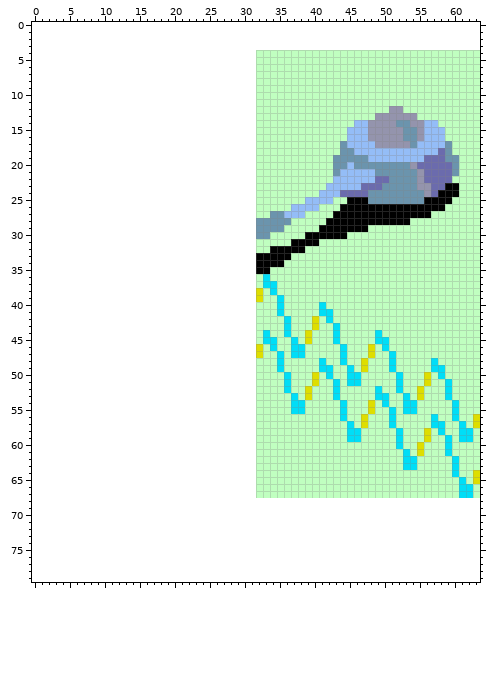
Sprite sheet: graphics/sprites2.png. Above is the file before it was changed.
The file is 32x64 pixels. The old version is drawn lined up with the new one, on the new canvas.
Once edited:
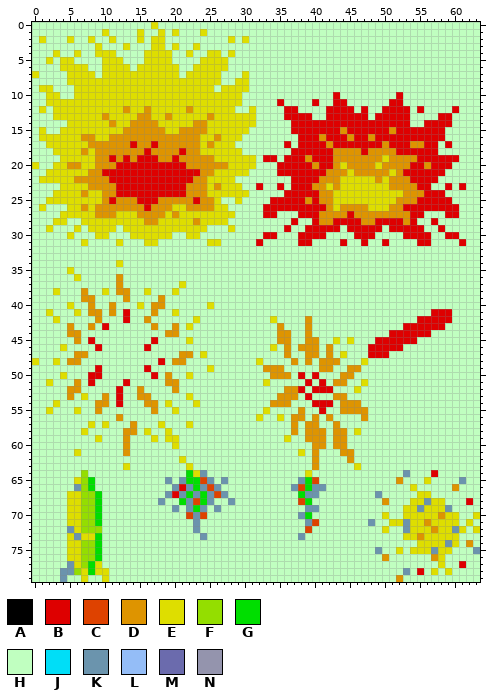
Palette (. is transparent): A #000000  B #de0000  C #de4200  D #de9400  E #dede00  F #94de00  G #00de00  H #c0ffc0  J #00def7  K #6b94ad  L #94bdf7  M #6b6bad  N #9494ad
What changed:
canvas 32x64 -> 64x80, the old top-left corner now at 32,4
Changed rows in their new state; - is an unchanged pixel.
first column x 0:
 0 HHHHHHHHHHHHHHHHHEHHHHHHHHHHHHHHHHHHHHHHHHHHHHHHHHHHHHHHHHHHHHHH
 1 HHHHHHHHHHEHHHHEHHEHEHHHEHHHHHHHHHHHHHHHHHHHHHHHHHHHHHHHHHHHHHHH
 2 HEHHHEHHEHHEHHHEHEEHHHHHHHHHEHEHHHHHHHHHHHHHHHHHHHHHHHHHHHHHHHHH
 3 HHHHHHHHHEHHHEHHHEEHEHHEHHHHHHHHHHHHHHHHHHHHHHHHHHHHHHHHHHHHHHHH
 4 HHHEHHEHHEEEHHHHEEEEHHEHHEEHEHHH--------------------------------
 5 HHEHEEHHHHEEEHHHEEEEHHHHEEEEHHHH--------------------------------
 6 HHHHEEEEHHEEEEHEEEEEEHHEEEEEHHHH--------------------------------
 7 EHHHHEEEEHEEEEEEEEEEEHEEEEEHHHEH--------------------------------
 8 HHHHHEEEEEEEEEEEEEEEEEEEEEEHHEEH--------------------------------
 9 HEEHHHEEEEEEEEEEEEEEEEEEEEHEEEEH--------------------------------
10 HHEEHHEEEEEEEEEEEEEEEEEEEEEEEEHH-----------B--------B-----------
11 HHEEEEEEEEEEEEEEEEEEEEEEEEEEEEHH---B----B--BB------BB-----------
12 HEHEEEEEEEEEEDEEDEEEEEDEEEEEEHHE----BB----BBBB-B--BBBB-B----B---
13 HHHEEEEEEEDEEEEDDEEDEEEEEDEEEEEE----BBBB--BBBBBB-BBBBBH---BB----
14 HHHHHEEEEEEDEEDDDDEEEEEDDEEEEEEE-----BBBBBBBBBBBBBBBBBHHBBBB----
15 HEHHEEEEEEEEEDDDDDDEEDDDDEEEEEEH-----BBBBBBBDBBBBBBDBBBBBBB-----
16 HEEEEEEDDEEDDDDDDDDDDDDDEEDEEEHH------BBBDBBBDBBDBBBBBBBBBB-----
17 HHEEEEEEDDDDDDBDDBDDDDDDEDEEEHHH----B-BBBBDBBBBBBBDBBBDDBBHB----
18 HHHEEEEDEDDDDDDDBDDDDBDDEEEEEEHH-----BBBBBBDDDDBDDDDBBBBBBHH----
19 HHHHEEEEEDDBDBDBBBDDBDDDDDEEEEEE-BB-BBBDBBBDDDDDDDEDDDDBBBBBB---
20 EHHEEDDEEDDDBBBBBBBBBBDDDDDDEEEE---BBBBBDBBDEDDDDEDDDDBBDBBBH---
21 HHEEEEEEDDBBBBBBBBBBBBBBDDEEEEEH---BBBBBBBDDDEDDDDDEDBBBBBBHH---
22 HEEEEEDDDDDBBBBBBBBBBBBDDEEEEHHH-----BBBBDDDEEEEEDEDDDBBBBHH----
23 HHHHEEEEDDDDBBBBBBBBBBDDDEDEEEHHB--B-BBBDDEDEEEEEEEDDDDBBHHBHB--
24 HHHEEEEDEEDDBBBBBBBBBBDDDEEEEEEH----BBBBBDDEEEEEEEEEEDDDBBBHH---
25 HHEEEEEEEEDBDDDBBBDDDDDBDDEHHEHH--BBBBBDBDDEEEEEEEEEDDDBBBBB----
26 HEHHHEEDEDDDDDDDBDDDEEDDDDEEHHHH-BBBBBBBBBDEDDDDEEEDDBBBBBBBB---
27 HHHHEEEEEDDDEEEDDDDEDEEEEEEEEHHH-BBHHHBBBDDDDBDDDDDDDDBBH--BB---
28 HHHEEHHEEEEEEEEEDDEEEEEDEEEEHHHHHHHHHB--BDDBBBBDDBBBBDB--B------
29 HHEHHHEHEEEEHEEEEEEEEEEEEHHHEHHHHHHHB--BBBBBHBBBBB-BBBBB--B-----
30 HHHHHEHHHEEHHHEEEEEEHHEEHHHHHHHHHBB---BBBBHHH-BBB----BBBB--BB---
31 HHHHHHHEHHHHEHHHEEHHHHHHHEEHHHHHB----HBBH---B--B--B----BB----B--
32 HHHHHHHHHHHHHHHHHHHHHHHHHHHHHHHH--HHHHH-------------------------
33 HHHHHHHHHHHHHHHHHHHHHHHHHHHHHHHHHHHHH---------------------------
34 HHHHHHHHHHHHEHHHHHHHHHHHHHHHHHHHHHHH----------------------------
35 HHHHHEHHHHHHHHHHHHHHHHHHHHHHHHHHHH------------------------------
36 HHHHHHEHHHHHDHHHHHHHHHHHHHHHHHHH-H------------------------------
37 HHHHHHHHHHHHDHHHHHHHHEHHHHHHHHHH-HH-----------------------------
38 HHHEHHHDHHEHDDHHEHHHEHHHHHHHHHHHH-H-----------------------------
39 HHHHHHHDDHHHHDHHHHDHHHHHHHHHHHHHH--H----------------------------
40 HHHHHEHHDHHDHHHEHDDHHHHHHEHHHHHH---H-----H----------------------
41 HHEHHHEHDDHDHBHHHDHHEHHHHHHHHHHH---H-----HH--------------BBB----
42 HHHEHHHHHDHHHBHHDHHHHHHEHHHHHHHH--E-H--DH-H------------BBBBB----
43 HHHHHDHHDHBHHHHHHDHHDHEHHHHHHHHH---DH--DH--H---------BBBBBB-----
44 HHHHHDDHHHHHHHHHHHHDDHHHHHHHHHHH-H-DD--D---H-----H-BBBBBB-------
45 HHHHHHDHBHHHHHHHHBHHHHEHHHHHHHHH-HHDDH-DD--E-E---BBBBBB---------
46 HHHHEHHHHBHHHHHHBHHHHHHHHHHHHHHHH-E-DHDDD-D-H---BBBBB-----------
47 HHHHHHDDHHHHHHHHHHHHHDDHEHHHHHHHH--HDHHDD-D-E---BBBH------------
48 EHHEHDDHHHHHHHHHHHBHDDHHHHHHHHHHE--H-D-D-DDDH------H-----H------
49 HHHHHHHHHBHHHHHHBHHHHHHHHEHHHHHH-DDD-----DD--DDH---H-----HH-----
50 HHHHEHHHBBHHHHHHHBHDHHEHHHHHHHHH--DDD-B-B-H-DDH-----H---H-H-----
51 HHEHHHDHBHHHHBHHHHHDDHHHHHHHHHHH-E--H--BHB-DDHHE----H---H--H----
52 HHHHHDDHHHHHBHHDHHHHDHHHHHHHHHHH----DDBHBBBH--E--H--H--H---H----
53 HHHHHDHEHHDHBHHDDHHHHHEHHHHHHHHH---DDD-B---DD----HH--H-H---H----
54 HHHEHHHHHDDHBHHHDDHEHHHEHHHHHHHH--DDDHH-BBB-DDD-H-H--HH-----H---
55 HHEHHHEHHDHHHHHHHDHHEHHHHHHHHHHH-E---HD--B--DDDDH--H-HH-----H---
56 HHHHHHHHHHHHDHHHHHHHHHHHHHHHHHHHE--E-DD-D-D-H--D---H-----H--H--H
57 HHHHHHHHEHEHHHDHHHEHHHEHHHHHHHHH-----D-DD--D-H-H---H-----HH--H-H
58 HHHHHHHEHHHHHDDHEHHEHHHHHHHHHHHH-----D-DDD-DDHE-----H---H-H--HH-
59 HHHHHHHHHEHHHDHHHEHEEHHHHHHHHHHH----E--DDD-DDHH-----H---H--H-HH-
60 HHHHHHHHHHHHHDHHHHHHEHHHHHHHHHHH--------DD-DD-------H--H---H----
61 HHHHHHEHHHHHHDHHHHHHHHHHHHHHHHHH------E-D---DD-------H-H---H----
62 HHHHHHHHHHHHHHHHHHHHHEHHHHHHHHHH--------D----D-------HH-----H---
63 HHHHHHHHHHHHHEHHHHHHHHEHHHHHHHHH--------D-----E------HH-----H---
64 HHHHHHHFHHHHHHHHHHHHHHGEKHHHHHHH-------E-------------K---B--H--H
65 HHHHHHEFGHHHHHHHHHHKHKGGCKHKHHHH------KGC-----------D---E----K-H
66 HHHHHHKFGHHHHHHHHHHHKBKGKCKHHHHH-----KCGKK------------E-----DHH-
67 HHHHHEEFFGHHHHHHHHHKBKGKGKCKHHHH------GKK--------K-----EE----HH-
68 HHHHHEEFFGHHHHHHHHKHHGKCGKHHKHHHHHHHHHCGHHHHHHHHHHDHHHEEKEEHHHBH
69 HHHHHEEFFGHHHHHHHHHHKHKGKHKHHHHHHHHHHHHKKHHHHHHHHHHHHEEKEEEKHHHH
70 HHHHHEEFFGHHHHHHHHHHHHCKCHHHHHHHHHHHHHKGHHHHHHHHHHEHHEEEEEDEEHHE
71 HHHHHEEFFGHHHHHHHHHHHHHKHHHHHHHHHHHHHHHKCHHHHHHHKHHEEKEEDEEEEHEH
72 HHHHHKEFFFHHHHHHHHHHHHHKHHHHHHHHHHHHHHHCHHHHHHHHHHEHHKEEEDEEKEHE
73 HHHHHEKEEGHHHHHHHHHHHHHHKHHHHHHHHHHHHHKHHHHHHHHHHHHHHEEDEEEEEHHH
74 HHHHHEEFFGHHHHHHHHHHHHHHHHHHHHHHHHHHHHHHHHHHHHHHHHHHHHHEEEEKEHDH
75 HHHHHEEFFGHHHHHHHHHHHHHHHHHHHHHHHHHHHHHHHHHHHHHHHKHHEHEEEKEEHHHK
76 HHHHHEEFFGHHHHHHHHHHHHHHHHHHHHHHHHHHHHHHHHHHHHHHHHDHHHHHHDEHHHHH
77 HHHHHKEFGEHHHHHHHHHHHHHHHHHHHHHHHHHHHHHHHHHHHHHHHHHHHHHHHHEHHBHH
78 HHHHKKFEGEEHHHHHHHHHHHHHHHHHHHHHHHHHHHHHHHHHHHHHHHHHHKHBHEHEHHHH
79 HHHHKHHEHHEHHHHHHHHHHHHHHHHHHHHHHHHHHHHHHHHHHHHHHHHHDHHHHHHHHHHH
Boxes around the changes in both pictures, in picture pixels (x1, y1, x2, y2):
changed: (32, 22, 480, 582)
